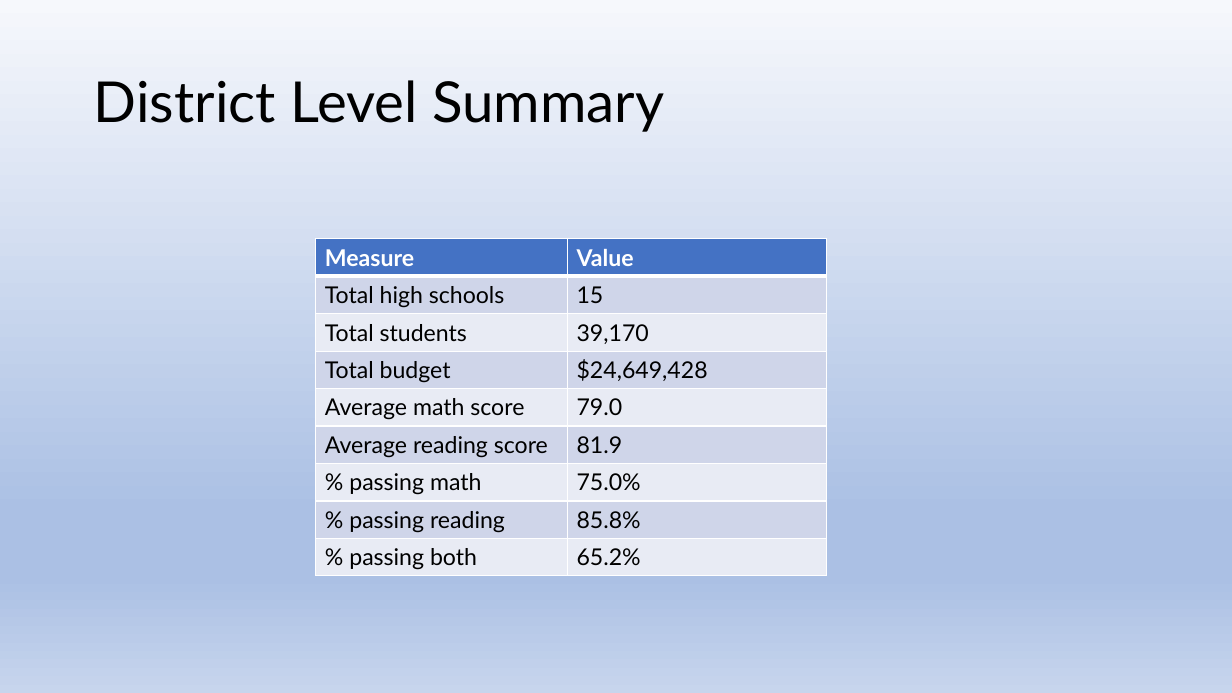
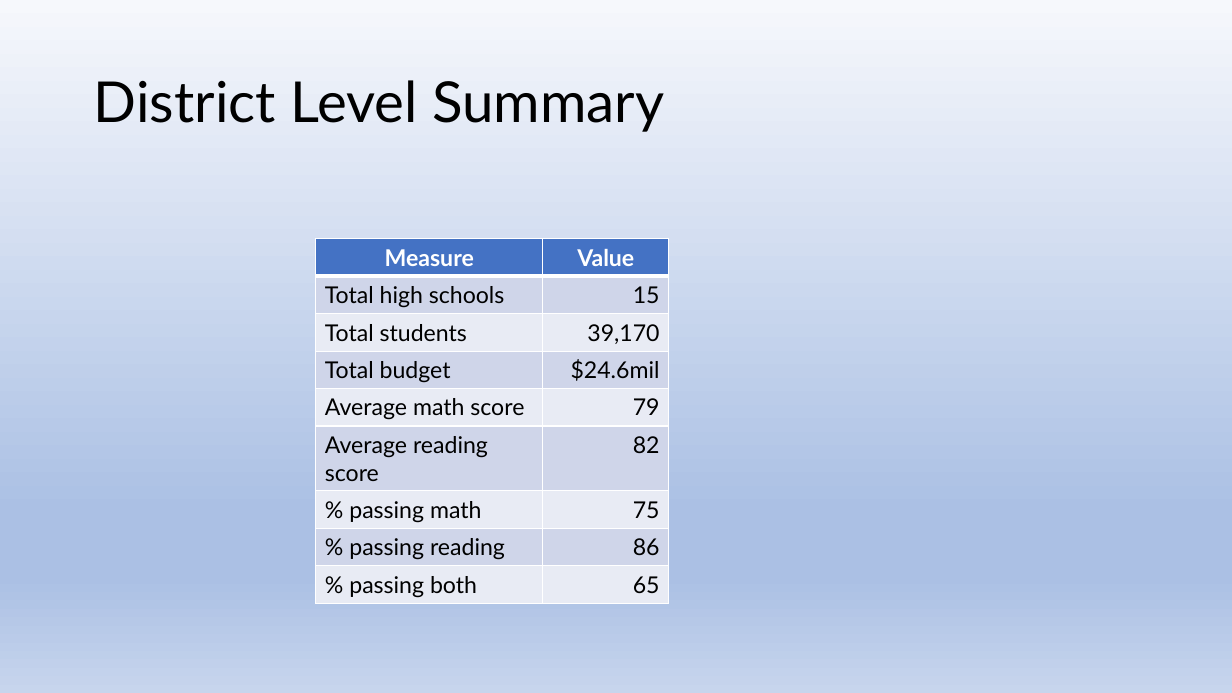
Before and after one commit to js816/tableau_school_district_analysis, a slide deck: slide 3 of School District Analysis.pptx. Drawn at 1232x693 pixels with LibreOffice and Linux fonts; fonts in the diff are those of the drawing. Boxes give left, top, right and bottom in pixels: in the first picture for what was removed or moved away, otherwise in the second. Text is boxed around its words. In the diff, an @@ line names an element or a change of style, - is before the commit and + after.

```diff
--- a/School District Analysis.pptx
+++ b/School District Analysis.pptx
@@ table at box(316, 238, 669, 602) @@
-row 4, column 2: $24,649,428
+row 4, column 2: $24.6mil
-row 5, column 2: 79.0
+row 5, column 2: 79
-row 6, column 2: 81.9
+row 6, column 2: 82
-row 7, column 2: 75.0%
+row 7, column 2: 75
-row 8, column 2: 85.8%
+row 8, column 2: 86
-row 9, column 2: 65.2%
+row 9, column 2: 65
@@ alignment left to centre @@
@@ alignment left to right @@
@@ table: place and size @@
-table at box(316, 238, 826, 576)
+table at box(316, 238, 669, 602)
```
Also in this commit, not shown: 3 other slides changed.
